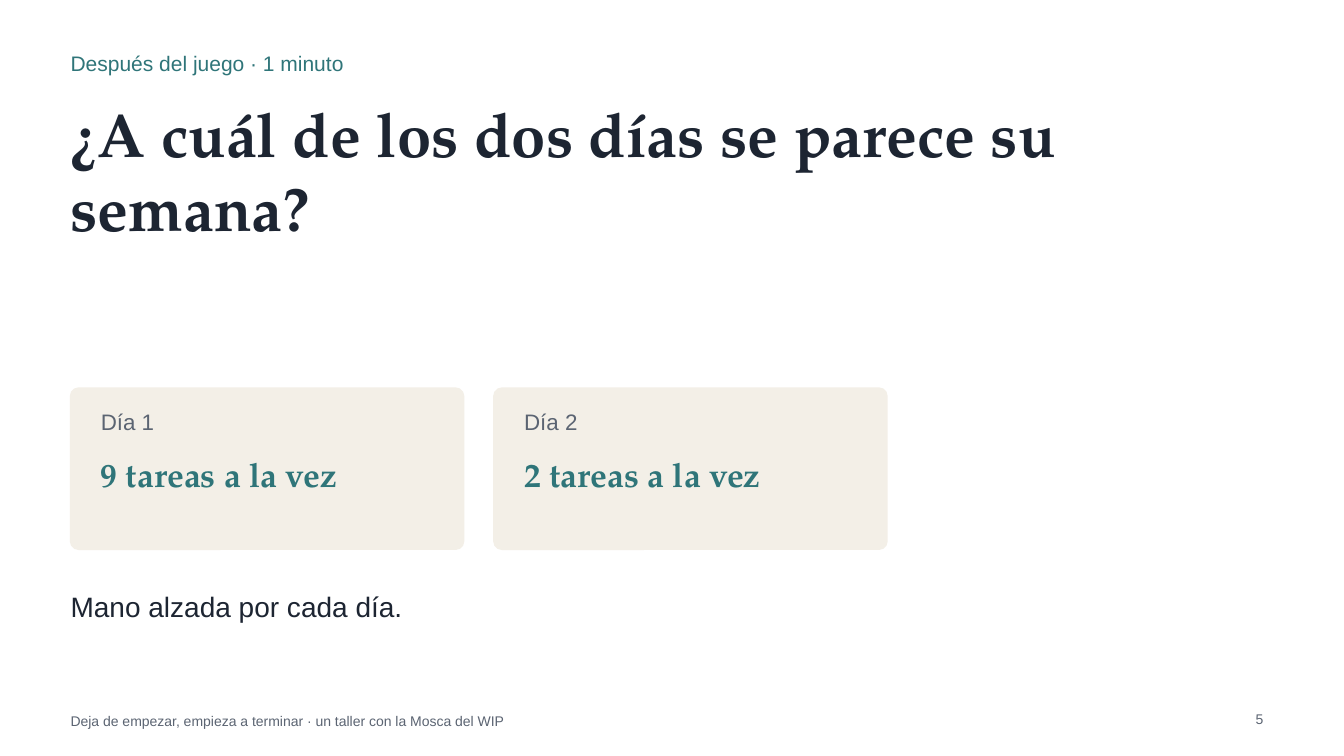
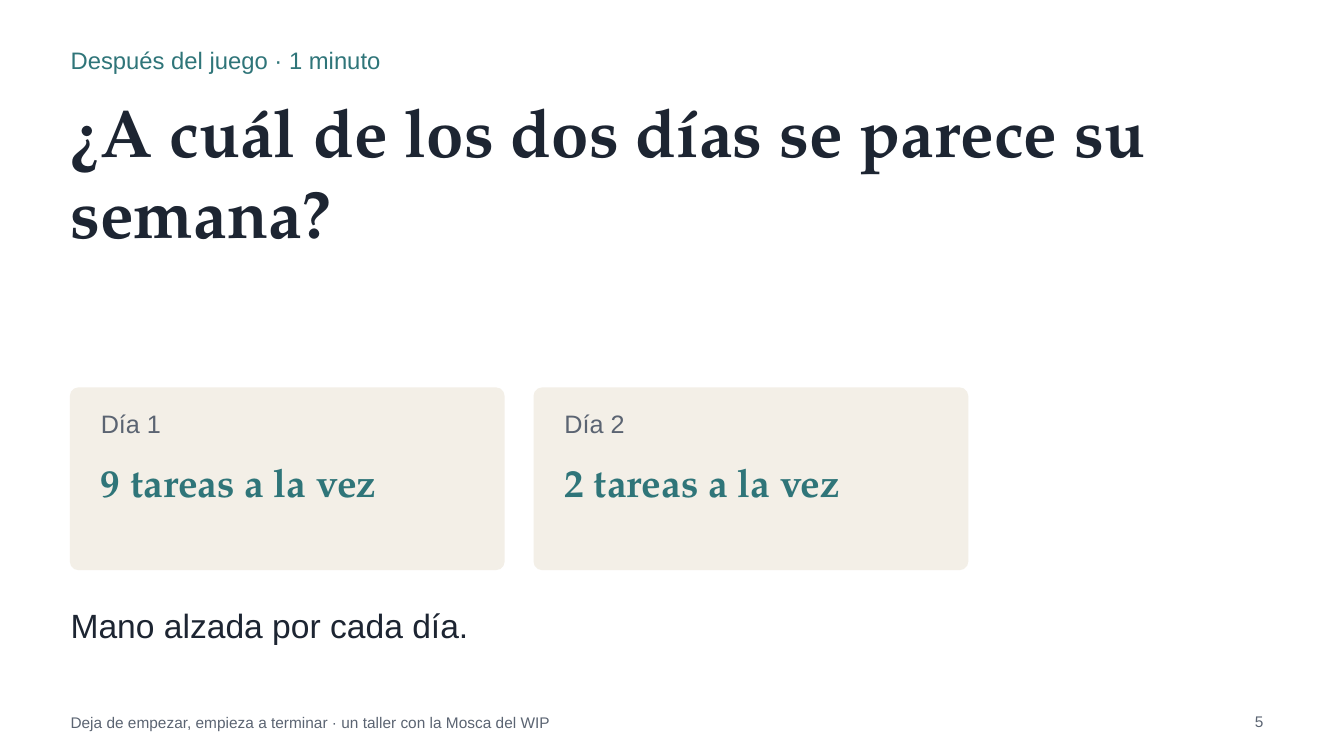
Before and after one commit to ferfelan/mosca-del-wip, a slide deck: slide 5 of public/taller/Mosca-del-WIP-Taller-Presentacion.pptx. Drawn at 1344x756 pixels with LibreOffice and Linux fonts; fonts in the diff are those of the drawing. Boxes give left, top, right and bottom in pixels: in the first picture for what was removed or moved away, otherwise in the second. Text is boxed around its words. In the diff, an @@ line names an element or a change of style, - is before the commit and + after.

```diff
--- a/public/taller/Mosca-del-WIP-Taller-Presentacion.pptx
+++ b/public/taller/Mosca-del-WIP-Taller-Presentacion.pptx
@@ text "Después del juego · 1 ..." at (71,51,380,74): size 15 to 17 pt @@
@@ title "¿A cuál de los dos ..." at (71,108,1145,239): size 44 to 48 pt @@
@@ rounded rectangle: place and size @@
-rounded rectangle at (71,388,464,549)
+rounded rectangle at (71,388,504,570)
@@ rounded rectangle at (71,388,504,570): proportions changed @@
@@ rounded rectangle at (534,388,968,570): proportions changed @@
@@ rounded rectangle: place and size @@
-rounded rectangle at (494,388,887,549)
+rounded rectangle at (534,388,968,570)
@@ text "Día 1" at (101,414,161,433): size 16 to 18 pt @@
@@ text "Día 2" at (564,414,625,433): size 16 to 18 pt @@
@@ text "Día 2": place and size @@
-text "Día 2" at (524,413,577,430)
+text "Día 2" at (564,414,625,433)
@@ text "9 tareas a la vez" at (101,469,376,498): size 24 to 28 pt @@
@@ text "2 tareas a la vez" at (564,469,840,498): size 24 to 28 pt @@
@@ text "2 tareas a la vez": place and size @@
-text "2 tareas a la vez" at (524,463,760,488)
+text "2 tareas a la vez" at (564,469,840,498)
@@ text "Mano alzada por cada día.": place and size @@
-text "Mano alzada por cada día." at (71,596,403,622)
+text "Mano alzada por cada día." at (71,613,468,645)
@@ text "Mano alzada por cada día." at (71,613,468,645): size 20 to 24 pt @@
@@ text "Deja de empezar, empieza a ..." at (71,717,550,731): size 10 to 11 pt @@
@@ page number at (1255,716,1264,727): size 10 to 11 pt @@
```
Also in this commit, not shown: 11 other slides changed, 2 slides added, 1 slide removed, 10 other files.
